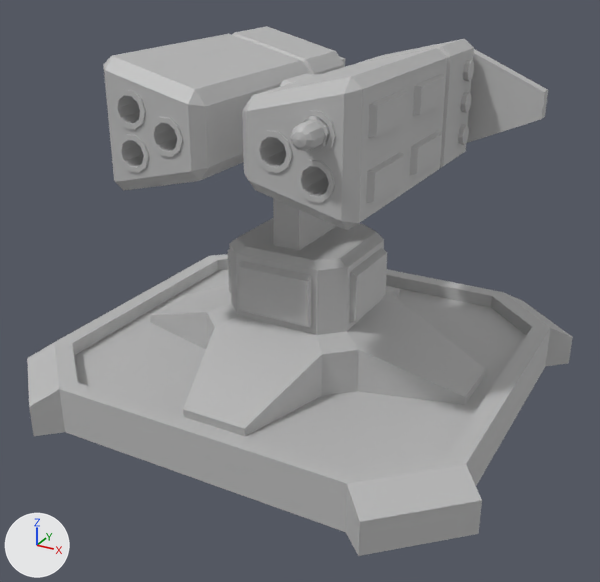
Renders of the FBX model Assets/Third-party/Palmov Island/Low Poly Military Turrets Pack/Models/towers_rocket/tower_rocket_green_2.fbx from each side of a commit.
One viewpoint serves both versions: a 50 mm camera at (1.35, -2.39, 1.58) aimed at (0.04, -0.01, 0.39). The lights are fixed; the arrows at lower left show +X, +Y and +Z. Where no turn or scale is listed for an object, it has been applied to the vertices.

Script lines for the objects in view, before the commit:
```python
mat_towers_texture = principled_material('towers_texture')
mat_towers_texture.base_color = (0.5, 0.5, 0.5)  # grey #bcbcbc
me_mesh = bpy.data.meshes.new('Mesh')
me_mesh.from_pydata(...)  # 52 vertices, 45 faces; spans x -0.87..0.87, y -0.82..0.82, z 0.0..0.17
me_mesh.materials.append(mat_towers_texture)  # grey #bcbcbc
me_mesh_001 = bpy.data.meshes.new('Mesh.001')
me_mesh_001.from_pydata(...)  # 792 vertices, 827 faces; spans x -0.681..0.681, y -0.627..0.627, z 0.0..1.126
me_mesh_001.materials.append(mat_towers_texture)  # grey #bcbcbc
me_mesh_002 = bpy.data.meshes.new('Mesh.002')
me_mesh_002.from_pydata(...)  # 162 vertices, 170 faces; spans x -0.045..0.045, y -0.307..0.0, z -0.041..0.044
me_mesh_002.materials.append(mat_towers_texture)  # grey #bcbcbc
ob_rocket_green_2 = bpy.data.objects.new('rocket_green_2', me_mesh_002)
ob_rocket_green_2.location = (0.331, -0.239, 1.082)
ob_top_rocket_green_2 = bpy.data.objects.new('top_rocket_green_2', me_mesh_001)
ob_top_rocket_green_2.location = (0.017, 0.086, 0.103)
ob_tower_rocket_green_2 = bpy.data.objects.new('tower_rocket_green_2', me_mesh)
ob_tower_rocket_green_2.location = (0.017, 0.086, 0.0)
```
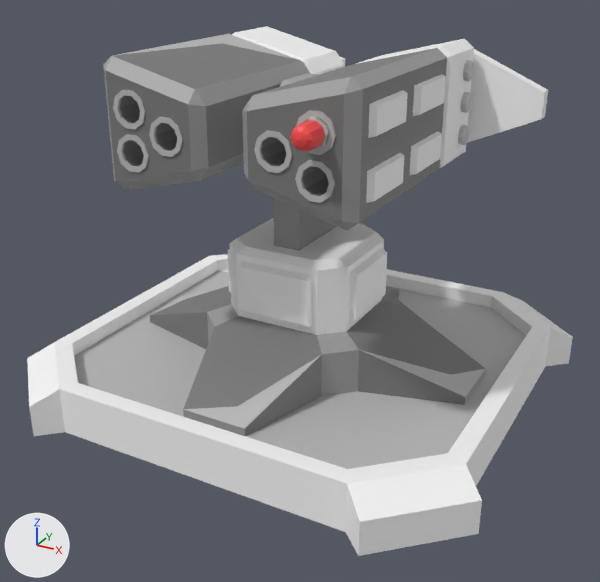
Commit message: Icons Towers

Location of each change, [x1, y1, x2, y2] in pixels of the pictures (600 x 582 px):
'top_rocket_green_2', surface changed: [103, 26, 548, 436] in both
'tower_rocket_green_2', surface changed (grey to white): [27, 254, 573, 556] in both
'rocket_green_2', surface changed (grey to red): [290, 116, 328, 151] in both

Diff of the bpy script that builds the scene:
```diff
--- a/Assets/Third-party/Palmov Island/Low Poly Military Turrets Pack/Models/towers_rocket/tower_rocket_green_2.fbx.py
+++ b/Assets/Third-party/Palmov Island/Low Poly Military Turrets Pack/Models/towers_rocket/tower_rocket_green_2.fbx.py
@@ img_main_texture_png @@
+img_main_texture_png = load_image('main_texture.png', '../../Textures/main_texture.png', 128, 128, 'sRGB')
@@ mat_towers_texture @@
 mat_towers_texture = principled_material('towers_texture')
-mat_towers_texture.base_color = (0.5, 0.5, 0.5)  # grey #bcbcbc
+mat_towers_texture.texture = img_main_texture_png
```
